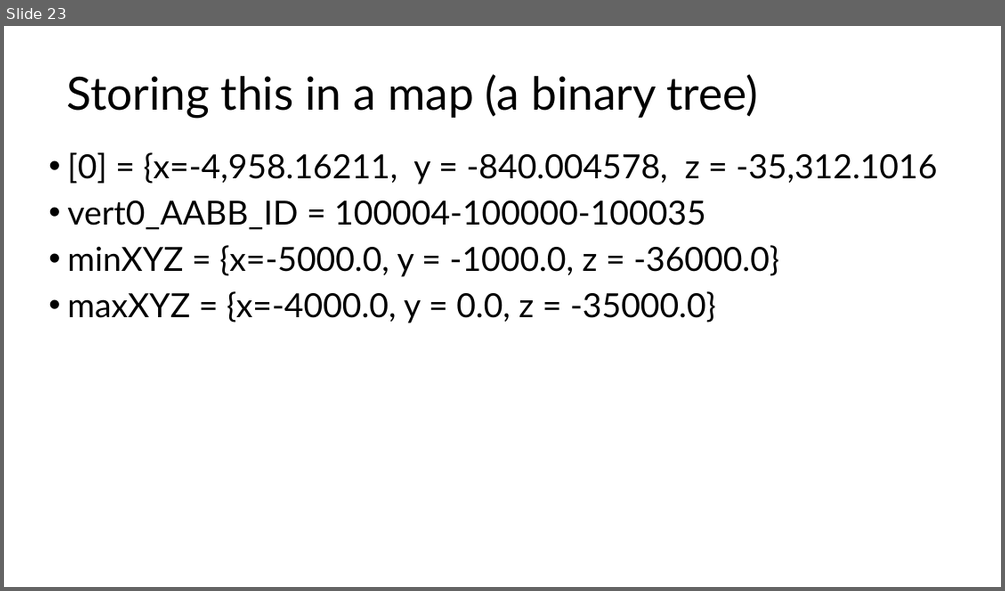
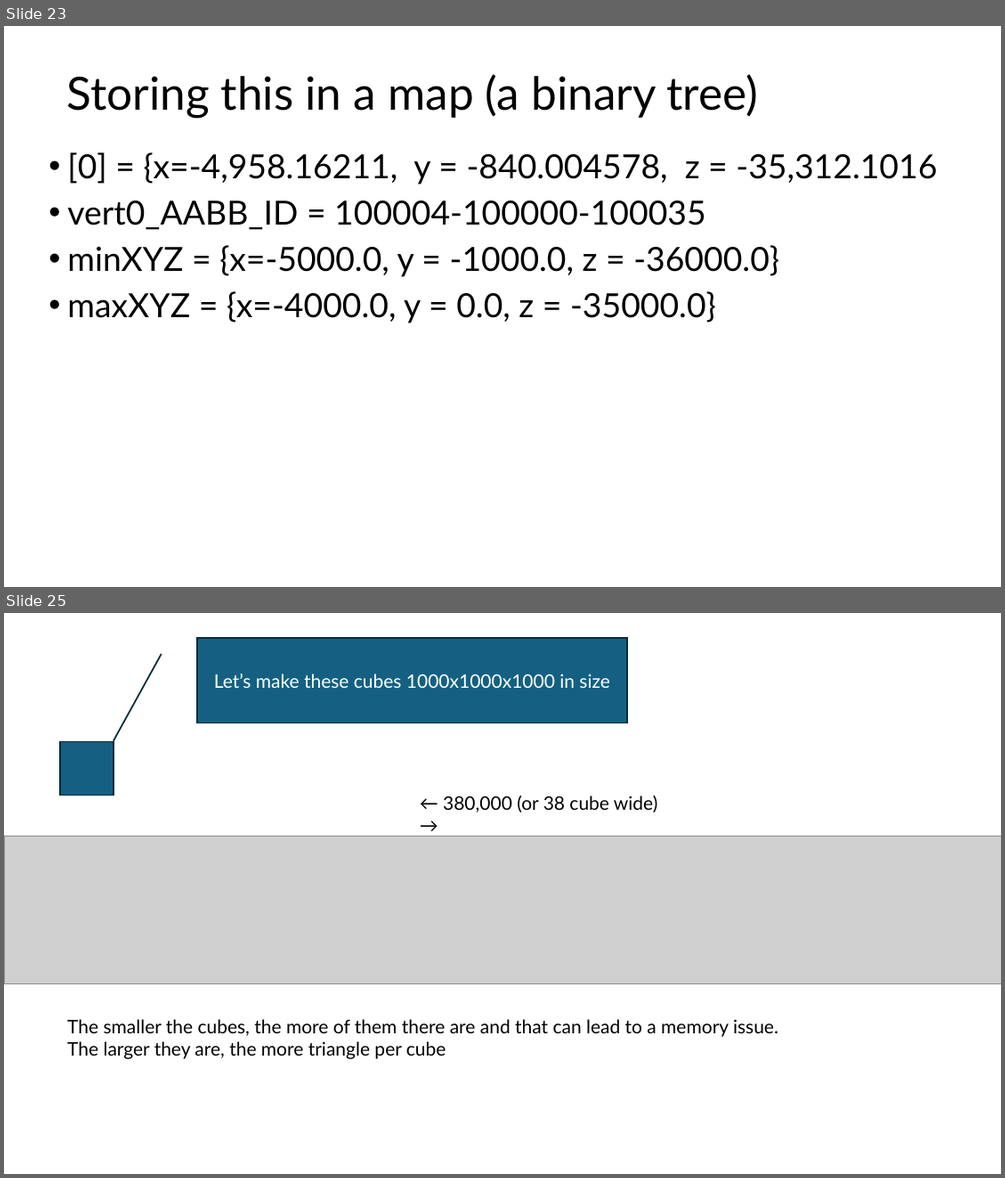
Before and after one commit to FeeneyCodes/GDP202425, a slide deck: 6019_Phys_1/D2D/W10/Broad_vs_Narrow.pptx. Shown one above the other, each under a label of ours: slide 23 before the commit, slides 23 and 25 after it; the slides between them are not shown. The pictures are 1005x591 and 1005x1178 pixels, drawn with LibreOffice and Linux fonts; fonts in the diff are those of the drawing; grey boxes stand for pictures. Boxes give left, top, right and bottom in pixels: in the first picture for what was removed or moved away, otherwise in the second. Text is boxed around its words. In the diff, an @@ line names an element or a change of style, - is before the commit and + after.

```diff
--- a/6019_Phys_1/D2D/W10/Broad_vs_Narrow.pptx
+++ b/6019_Phys_1/D2D/W10/Broad_vs_Narrow.pptx
@@ slide 25 added at [4, 613, 1001, 1174], background #FFFFFF @@
@@ border callout added at [197, 638, 627, 723], fill #156082, outline #092A39 1.5 pt, 18 pt, text #FFFFFF @@
+Let’s make these cubes 1000x1000x1000 in size
@@ rectangle added at [60, 742, 113, 795], fill #156082, outline #092A39 1.5 pt @@
@@ text added at [443, 795, 657, 812], 18 pt, text #000000 @@
+← 380,000 (or 38 cube wide) →
@@ picture added at [4, 835, 1001, 984] @@
@@ text added at [67, 1019, 778, 1059], 18 pt, text #000000 @@
+The smaller the cubes, the more of them there are and that can lead to a memory issue.
+The larger they are, the more triangle per cube
```
Also in this commit, not shown: 9 other slides added, 2 other files.
